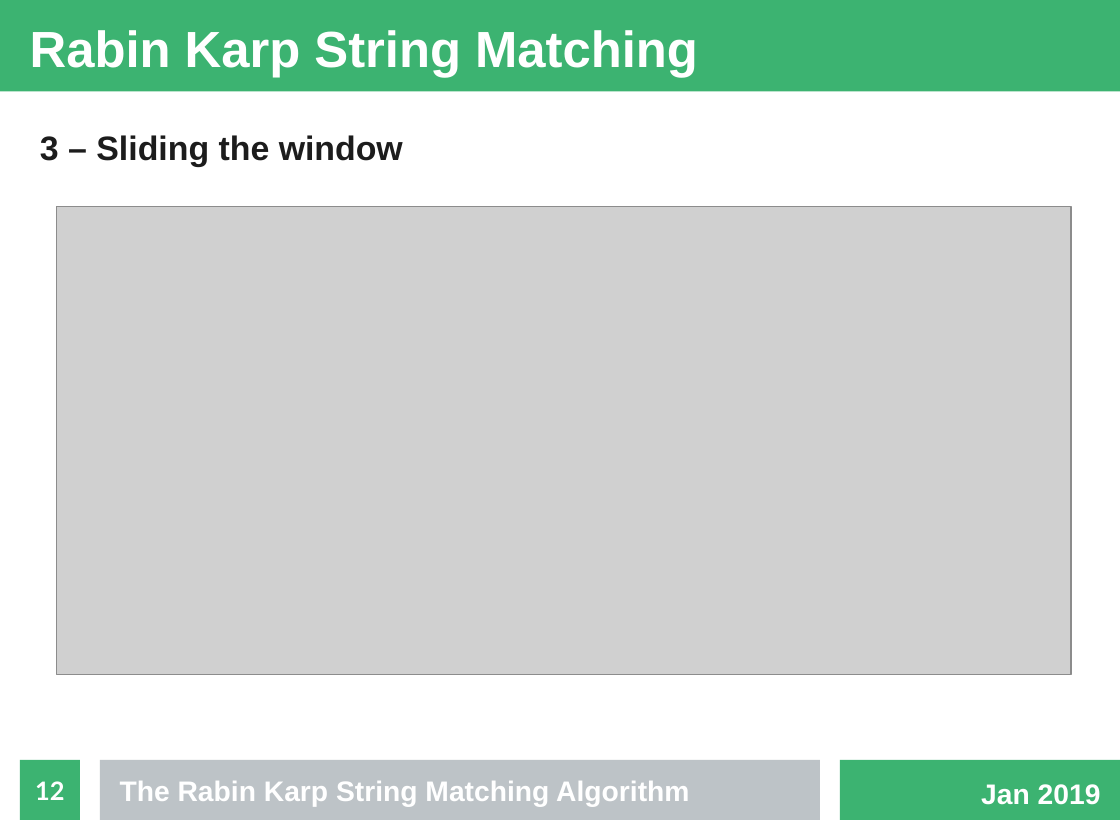
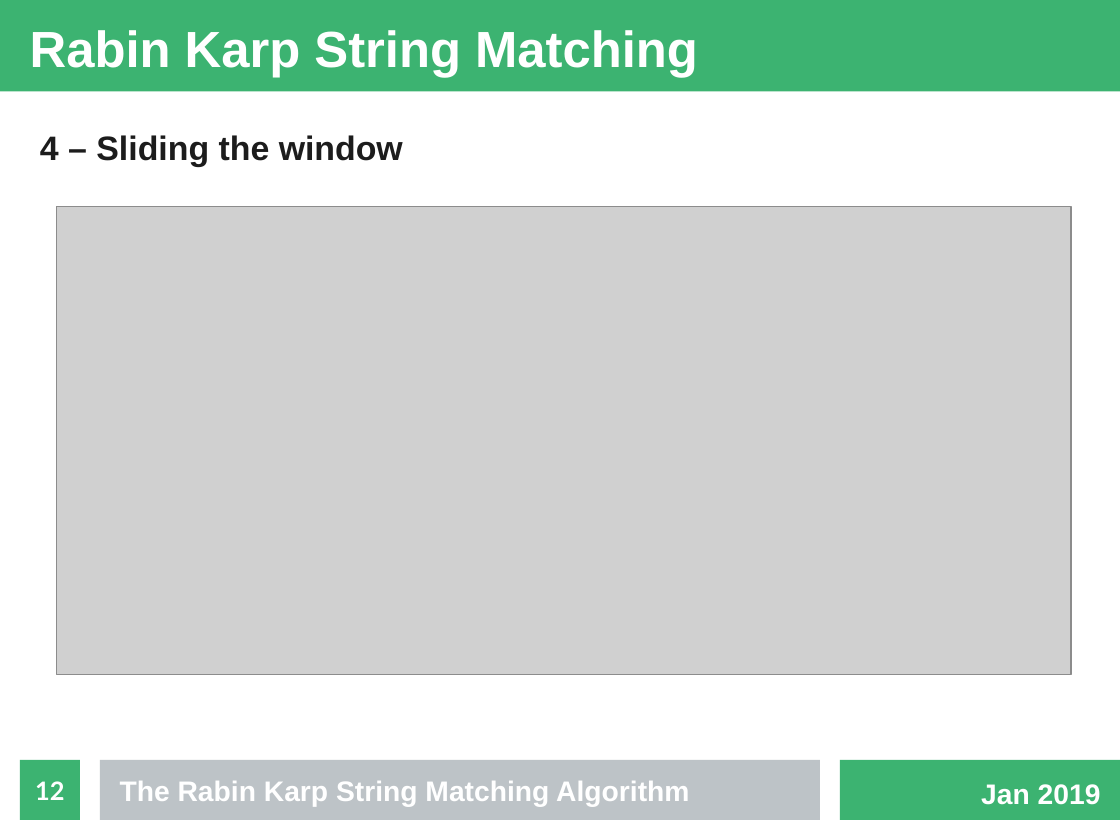
Before and after one commit to fennecinspace/Rabin-Karp, a slide deck: slide 12 of presentation/presentation.odp. Drawn at 1120x840 pixels with LibreOffice and Linux fonts; fonts in the diff are those of the drawing; grey boxes stand for pictures. Boxes give left, top, right and bottom in pixels: in the first picture for what was removed or moved away, otherwise in the second. Text is boxed around its words. In the diff, an @@ line names an element or a change of style, - is before the commit and + after.

```diff
--- a/presentation/presentation.odp
+++ b/presentation/presentation.odp
@@ text at bbox=[40, 135, 403, 167]: text changed @@
-3 – Sliding the window
+4 – Sliding the window
```
Also in this commit, not shown: 1 slide added, 6 other files.
